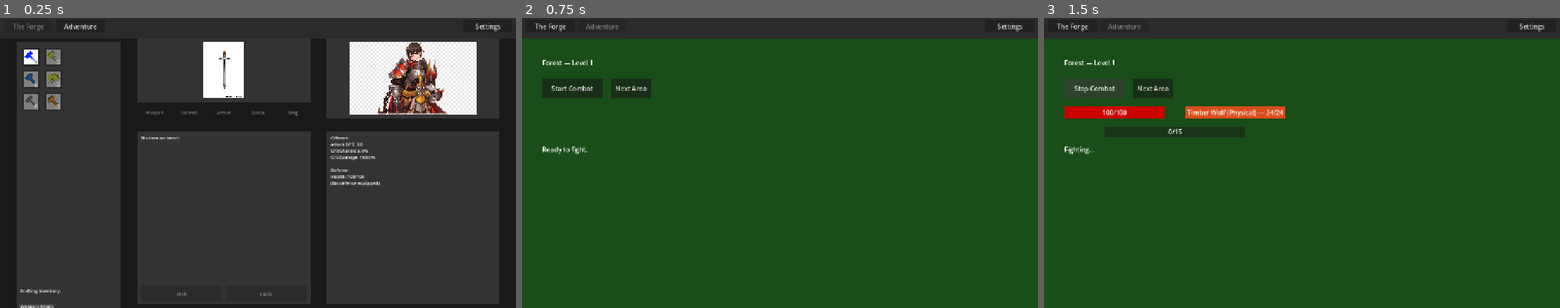
Above: before the commit, frames 1-3 (left to right).
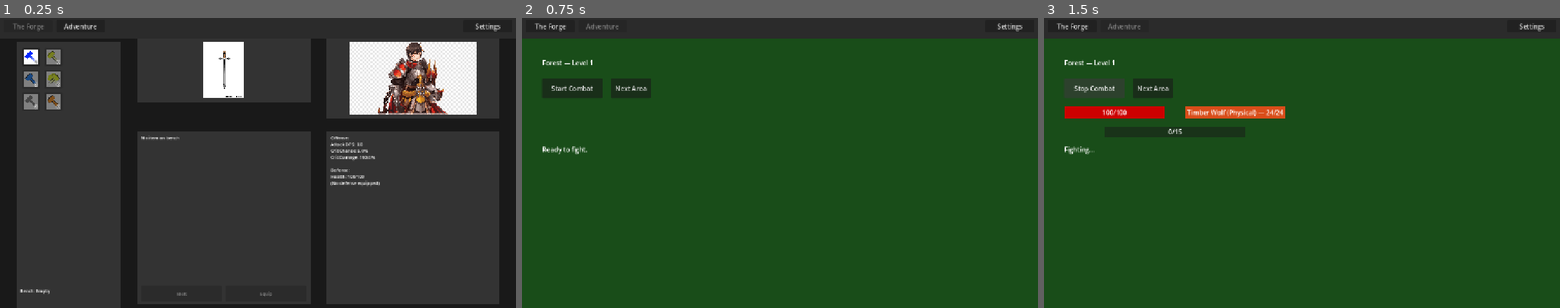
Above: after the commit, the same moments.

Repository: loginn/hammertime
Game: Godot game, scene res://scenes/main.tscn
Two runs of this game, one before a commit and one after it. Both use one fixed random seed, a clock stepped at 60 frames per second and the inputs below.
Inputs:
- Up to frame 1 (0.25 s): no input
- Up to frame 2 (0.75 s): click "Adventure" at 0.5 s
- Up to frame 3 (1.5 s): click "Start Combat" at 1.25 s

The runs differ from the first frame. In frame 1, 0.2% of the frame differs, in the area x 3-58%, y 32-100%; in frame 2, nothing differs; in frame 3, nothing differs.

Commit message:
feat(55-02): adapt ForgeView to single universal bench model
- Replace crafting_bench_type/crafting_inventory refs with GameState.crafting_bench
- Hide and disable all five ItemTypeButtons (Phase 57 repurpose)
- Stub _on_item_type_selected, update_item_type_button_states, update_slot_button_labels as no-ops
- Simplify update_current_item and get_selected_item_type to use crafting_bench
- Fix _on_melt_pressed and _on_equip_pressed to null crafting_bench instead of crafting_inventory slot
- Stub add_item_to_inventory and set_new_item_base with push_warning (dead code)
- Update get_best_item to check bench item slot match
- Simplify update_inventory_display to show single bench item or 'Bench: Empty'

Diff:
--- a/scenes/forge_view.gd
+++ b/scenes/forge_view.gd
@@ -181,22 +181,21 @@
 	melt_timer.timeout.connect(_on_melt_timer_timeout)
 	add_child(melt_timer)
 
-	# Load crafting inventory from GameState (Phase 43: single bench per slot)
-	# Starter weapon is created by GameState.initialize_fresh_game() on the weapon bench.
-
-	# Set current item from saved bench type or default to weapon
-	var selected_type: String = GameState.crafting_bench_type
-	if GameState.crafting_inventory[selected_type] != null:
-		current_item = GameState.crafting_inventory[selected_type]
-	else:
-		# Fall back to first occupied bench
-		current_item = null
-		for type_name in inventory_types:
-			if GameState.crafting_inventory[type_name] != null:
-				selected_type = type_name
-				current_item = GameState.crafting_inventory[type_name]
-				break
-	GameState.crafting_bench_type = selected_type
+	# Phase 55: single universal bench model — load from GameState.crafting_bench
+	current_item = GameState.crafting_bench
+
+	# Phase 55: ItemTypeButtons disabled — single bench model, no type switching
+	# Phase 57 will repurpose these as stash navigation
+	weapon_type_btn.disabled = true
+	helmet_type_btn.disabled = true
+	armor_type_btn.disabled = true
+	boots_type_btn.disabled = true
+	ring_type_btn.disabled = true
+	weapon_type_btn.visible = false
+	helmet_type_btn.visible = false
+	armor_type_btn.visible = false
+	boots_type_btn.visible = false
+	ring_type_btn.visible = false
 
 	# Update all displays
 	update_inventory_display()
@@ -354,79 +353,34 @@
 # --- Item type selection ---
 
 
-func _on_item_type_selected(item_type: String) -> void:
-	# Reset equip confirmation when switching types
-	equip_confirm_pending = false
-	if equip_timer != null:
-		equip_timer.stop()
-	equip_button.text = "Equip"
-
-	# Reset melt confirmation when switching types
-	melt_confirm_pending = false
-	if melt_timer != null:
-		melt_timer.stop()
-	melt_button.text = "Melt"
-
-	# Check if there's an item of this type on the bench (Phase 43: nullable)
-	if GameState.crafting_inventory[item_type] == null:
-		print("No ", item_type, " in inventory - selection ignored")
-		return
-
-	# Update selected item type
-	GameState.crafting_bench_type = item_type
-	print("Selected item type: ", item_type)
-
-	# Update current item to use the selected type
-	update_current_item()
-
-	# Update button visual states
-	update_item_type_button_states()
-	update_melt_equip_states()
+func _on_item_type_selected(_item_type: String) -> void:
+	# Phase 55: disabled — single bench model, no type switching
+	pass
 
 
 func update_item_type_button_states() -> void:
-	var button_map: Dictionary = {
-		"weapon": weapon_type_btn,
-		"helmet": helmet_type_btn,
-		"armor": armor_type_btn,
-		"boots": boots_type_btn,
-		"ring": ring_type_btn
-	}
-
-	for item_type in button_map.keys():
-		button_map[item_type].button_pressed = (item_type == GameState.crafting_bench_type)
+	# Phase 55: type buttons hidden — no state to update
+	pass
 
 
 func update_slot_button_labels() -> void:
-	## Updates slot button text to just the slot name and disables empty slots (Phase 43).
-	var button_map: Dictionary = {
-		"weapon": weapon_type_btn,
-		"helmet": helmet_type_btn,
-		"armor": armor_type_btn,
-		"boots": boots_type_btn,
-		"ring": ring_type_btn
-	}
-	for slot_name in button_map.keys():
-		var btn: Button = button_map[slot_name]
-		btn.text = slot_name.capitalize()
-		btn.disabled = (GameState.crafting_inventory[slot_name] == null)
+	# Phase 55: type buttons hidden — no labels to update
+	pass
 
 
 func update_current_item() -> void:
-	var selected_type: String = get_selected_item_type()
-
-	if selected_type != "" and GameState.crafting_inventory[selected_type] != null:
-		current_item = GameState.crafting_inventory[selected_type]
+	current_item = GameState.crafting_bench
+	if current_item != null:
 		print("Selected ", current_item.item_name, " for crafting")
 	else:
-		current_item = null
-		print("No ", selected_type, " in inventory")
-
+		print("No item on bench")
 	update_item_stats_display()
 
 
 func get_selected_item_type() -> String:
-	return GameState.crafting_bench_type
+	if GameState.crafting_bench == null:
+		return ""
+	return get_item_type(GameState.crafting_bench)
 
 
 # --- Item type hover for hero stats comparison ---
@@ -477,10 +431,8 @@
 	var slot_name: String = get_item_type(current_item)
 	print("Melted: ", current_item.item_name)
 
-	# Clear the bench slot
-	if slot_name != "None":
-		GameState.crafting_inventory[slot_name] = null
-
+	# Clear the bench
+	GameState.crafting_bench = null
 	current_item = null
 
 	# Reset equip confirm state if active
@@ -525,10 +477,8 @@
 	GameEvents.item_crafted.emit(current_item)
 	print("Equipped: ", current_item.item_name, " to ", slot_name)
 
-	# Clear the bench slot
-	GameState.crafting_inventory[slot_name] = null
-
 	# Clear bench after equip
+	GameState.crafting_bench = null
 	current_item = null
 
 	# Update all displays
@@ -558,26 +508,15 @@
 # --- Inventory management ---
 
 
-func add_item_to_inventory(item: Item) -> void:
-	var item_type: String = get_item_type(item)
-
-	if item_type == "None":
-		print("Unknown item type for: ", item.item_name)
-		return
-
-	# Single-bench model: discard silently if bench is occupied (Phase 43)
-	if GameState.crafting_inventory[item_type] != null:
-		print("Bench ", item_type, " occupied, discarding ", item.item_name)
-		return
-
-	GameState.crafting_inventory[item_type] = item
-	print("Added ", item.item_name, " to ", item_type, " bench")
-	update_inventory_display()
-
-
-func set_new_item_base(item_base: Item) -> void:
-	add_item_to_inventory(item_base)
-	print("New item base received: ", item_base.item_name)
+func add_item_to_inventory(_item: Item) -> void:
+	# Phase 55: dead code — drops route through GameState.add_item_to_stash
+	# Kept as stub for Phase 57 potential reuse
+	push_warning("ForgeView.add_item_to_inventory called — should use GameState.add_item_to_stash")
+
+
+func set_new_item_base(_item_base: Item) -> void:
+	# Phase 55: dead code — drops route through GameState.add_item_to_stash via MainView
+	push_warning("ForgeView.set_new_item_base called — should use GameState.add_item_to_stash")
 
 
 func on_currencies_found(drops: Dictionary) -> void:
@@ -608,8 +547,10 @@
 
 
 func get_best_item(slot_name: String) -> Item:
-	## Returns the bench item for a slot, or null if empty (Phase 43: single item per slot).
-	return GameState.crafting_inventory[slot_name]
+	## Returns the bench item if it matches the slot, or null.
+	if GameState.crafting_bench != null and get_item_type(GameState.crafting_bench) == slot_name:
+		return GameState.crafting_bench
+	return null
 
 
 # --- Display updates ---
@@ -619,27 +560,17 @@
 	if inventory_label == null:
 		return
 
-	var display_text: String = "Crafting Inventory:\n\n"
-
-	for item_type in inventory_types:
-		var item: Item = GameState.crafting_inventory.get(item_type)
-		var type_name: String = item_type.capitalize()
-
-		if item != null:
-			display_text += type_name + ": " + item.item_name
-			var rarity_name: String = "Normal"
-			match item.rarity:
-				Item.Rarity.MAGIC:
-					rarity_name = "Magic"
-				Item.Rarity.RARE:
-					rarity_name = "Rare"
-			display_text += " (" + rarity_name + ")"
-			display_text += "\n"
-		else:
-			display_text += type_name + ": Empty\n"
-
-	inventory_label.text = display_text
-	update_slot_button_labels()
+	if GameState.crafting_bench != null:
+		var item: Item = GameState.crafting_bench
+		var rarity_name: String = "Normal"
+		match item.rarity:
+			Item.Rarity.MAGIC:
+				rarity_name = "Magic"
+			Item.Rarity.RARE:
+				rarity_name = "Rare"
+		inventory_label.text = "Bench: " + item.item_name + " (" + rarity_name + ")"
+	else:
+		inventory_label.text = "Bench: Empty"
 
 
 func update_item_stats_display() -> void:
